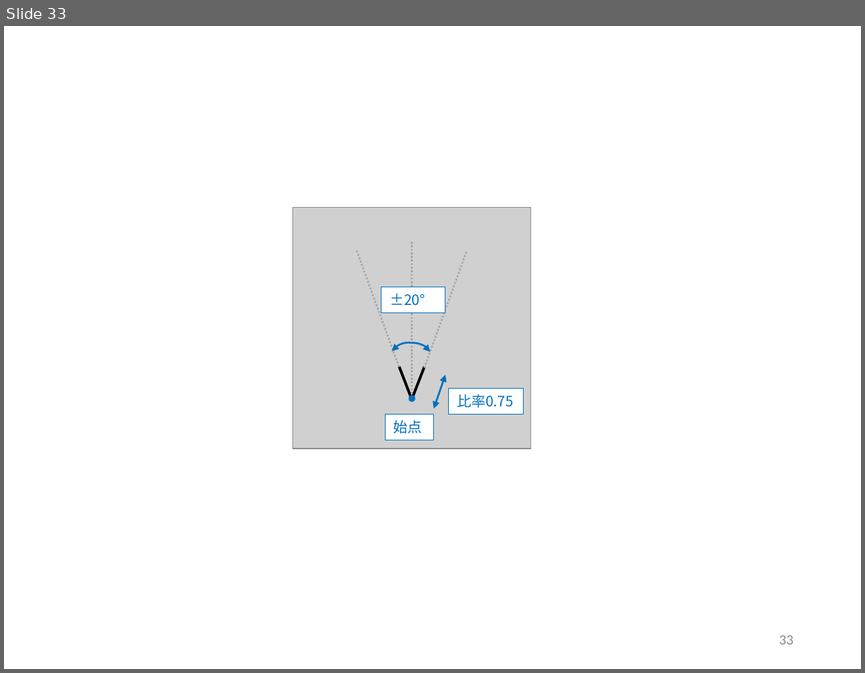
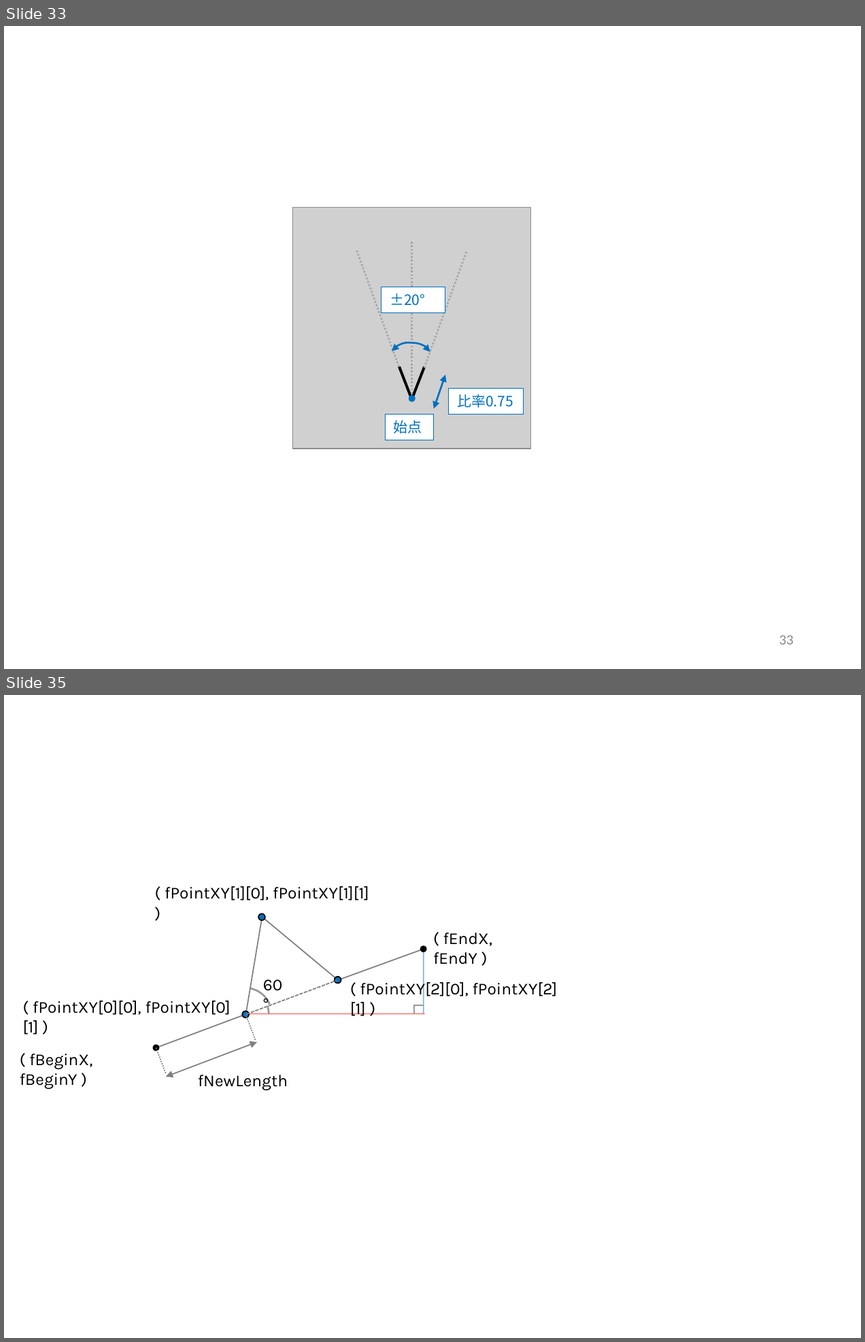
Before and after one commit to afukushimagit/afukushimagit.github.io, a slide deck: images/recursive/図素材.pptx. Shown one above the other, each under a label of ours: slide 33 before the commit, slides 33 and 35 after it; the slides between them are not shown. The pictures are 865x673 and 865x1342 pixels, drawn with LibreOffice and Linux fonts; fonts in the diff are those of the drawing; grey boxes stand for pictures. Boxes give left, top, right and bottom in pixels: in the first picture for what was removed or moved away, otherwise in the second. Text is boxed around its words. In the diff, an @@ line names an element or a change of style, - is before the commit and + after.

```diff
--- a/images/recursive/図素材.pptx
+++ b/images/recursive/図素材.pptx
@@ slide 35 added at bbox=[4, 695, 861, 1338], background #FFFFFF @@
@@ text added at bbox=[164, 886, 369, 900], 14 pt, text #000000 @@
+( fPointXY[1][0], fPointXY[1][1] )
@@ line added from (245, 1015) to (262, 916), #808080 1 pt @@
@@ ellipse added at bbox=[258, 913, 265, 920], fill #0070C0, outline #000000 1 pt @@
@@ line added from (337, 979) to (261, 916), #808080 1 pt @@
@@ text added at bbox=[433, 932, 492, 964], 14 pt, text #000000 @@
+( fEndX, fEndY )
@@ line added from (338, 979) to (423, 949), #808080 1 pt @@
@@ ellipse added at bbox=[420, 945, 427, 952], fill #000000 @@
@@ line added from (423, 951) to (423, 1014), #0070C0 1 pt @@
@@ text added at bbox=[263, 979, 283, 994], 14 pt, text #000000 @@
+60°
@@ ellipse added at bbox=[334, 976, 341, 983], fill #0070C0, outline #000000 1 pt @@
@@ text added at bbox=[350, 979, 558, 1016], 14 pt, text #000000 @@
+( fPointXY[2][0], fPointXY[2][1] )
@@ text added at bbox=[23, 1000, 230, 1034], 14 pt, text #000000 @@
+( fPointXY[0][0], fPointXY[0][1] )
@@ arc (boxed as its full ellipse) added at bbox=[219, 988, 272, 1041], outline #979797 1.5 pt @@
@@ arc (boxed as its full ellipse) added at bbox=[221, 989, 269, 1038], outline #979797 1.5 pt @@
@@ line added from (247, 1014) to (337, 981), #808080 1 pt dashed @@
@@ line added from (156, 1047) to (247, 1014), #808080 1 pt @@
@@ ellipse added at bbox=[242, 1011, 249, 1018], fill #0070C0, outline #000000 1 pt @@
@@ line added from (245, 1014) to (255, 1040), #808080 1 pt dashed @@
@@ line added from (247, 1014) to (425, 1014), #FF0000 1 pt @@
@@ line added from (415, 1004) to (415, 1014), #979797 1 pt @@
@@ line added from (415, 1005) to (423, 1005), #979797 1 pt @@
@@ text added at bbox=[20, 1053, 92, 1089], 14 pt, text #000000 @@
+( fBeginX, fBeginY )
@@ ellipse added at bbox=[153, 1045, 160, 1051], fill #000000 @@
@@ line added from (156, 1047) to (166, 1073), #808080 1 pt dashed @@
@@ double arrow added from (166, 1076) to (257, 1042), #808080 1 pt @@
@@ text added at bbox=[198, 1074, 288, 1090], 14 pt, text #000000 @@
+fNewLength
```
Also in this commit, not shown: 1 other slide added, 8 slides removed, 16 other files.
